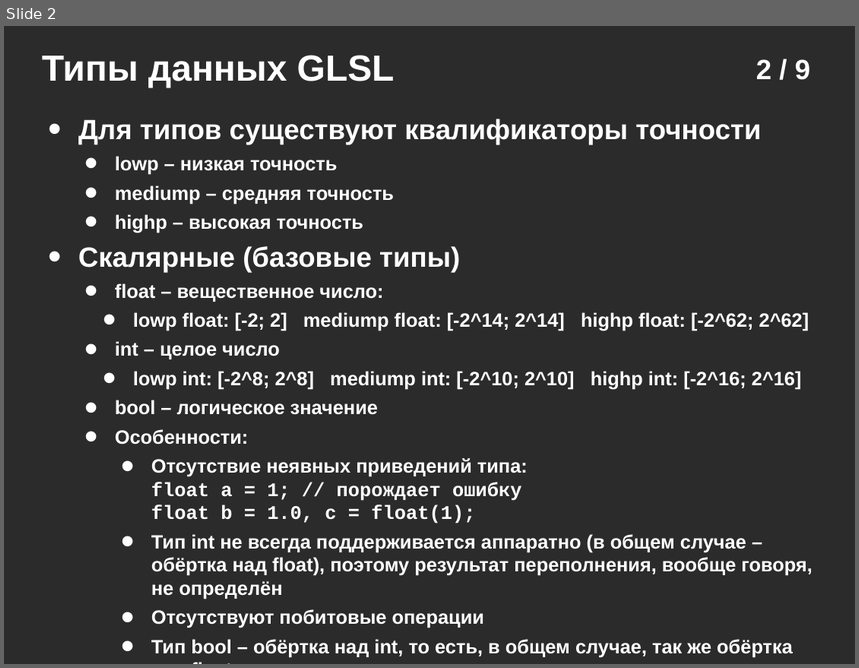
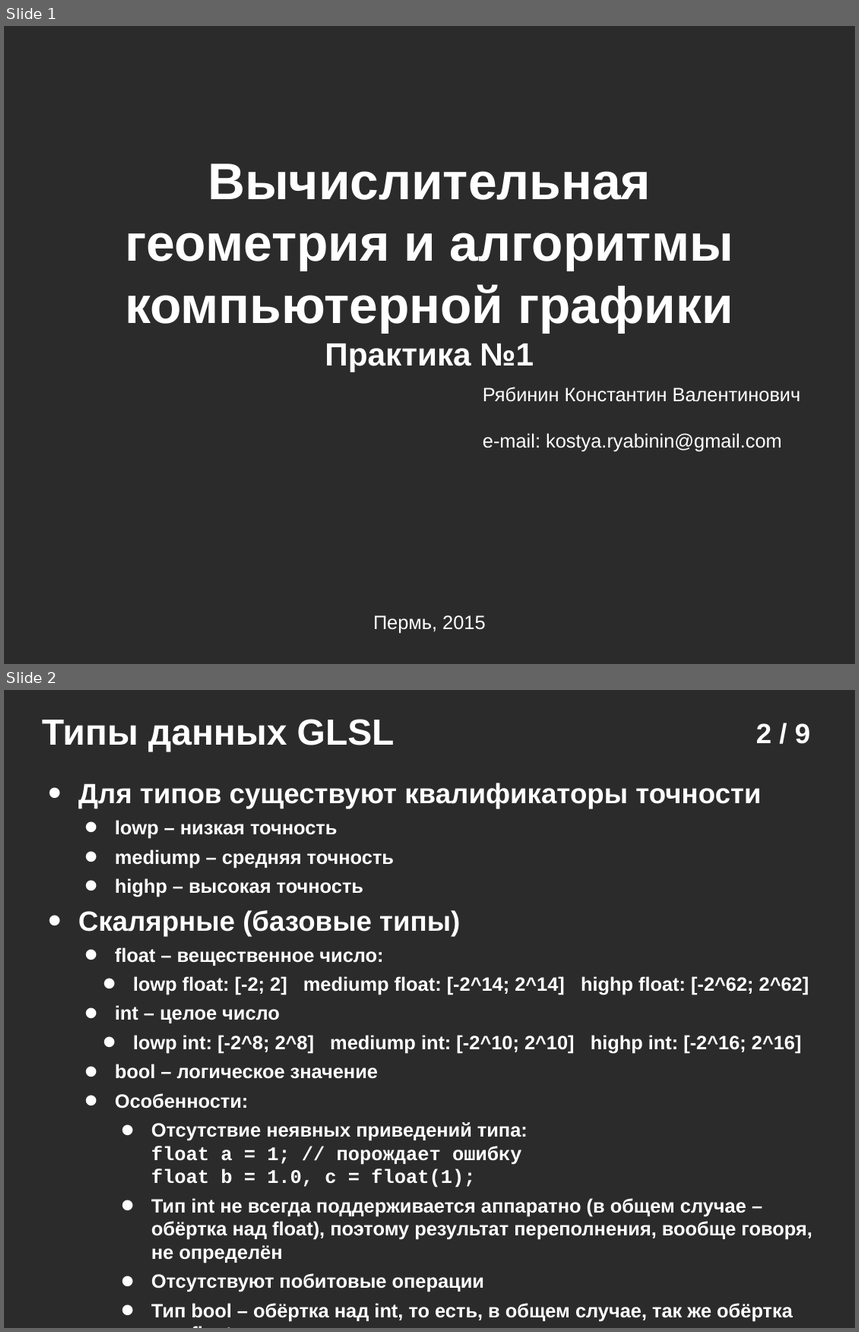
Before and after one commit to icosaeder/cg-lect, a slide deck: Лекции/Практика 1/Практика №1.odp. Shown one above the other, each under a label of ours: slide 2 before the commit, slides 1 and 2 after it. The pictures are 859x668 and 859x1332 pixels, drawn with LibreOffice and Linux fonts; fonts in the diff are those of the drawing; background and template pictures are left out; a plain dark background stands for a picture behind light text. Boxes give left, top, right and bottom in pixels: in the first picture for what was removed or moved away, otherwise in the second. Text is boxed around its words. In the diff, an @@ line names an element or a change of style, - is before the commit and + after.

```diff
--- a/Лекции/Практика 1/Практика №1.odp
+++ b/Лекции/Практика 1/Практика №1.odp
@@ slide 1 added at [4,26,855,664], background picture (left out) @@
@@ text added at [125,164,734,372], 48 pt, text #FFFFFF, bold @@
+Вычислительная геометрия и алгоритмы компьютерной графики
+Практика №1
@@ text added at [483,387,801,452], 18 pt, text #FFFFFF @@
+Рябинин Константин Валентинович
+e-mail: kostya.ryabinin@gmail.com
@@ text added at [373,616,485,633], 18 pt, text #FFFFFF @@
+Пермь, 2015
```
Also in this commit, not shown: 1 slide removed, 3 other files.
